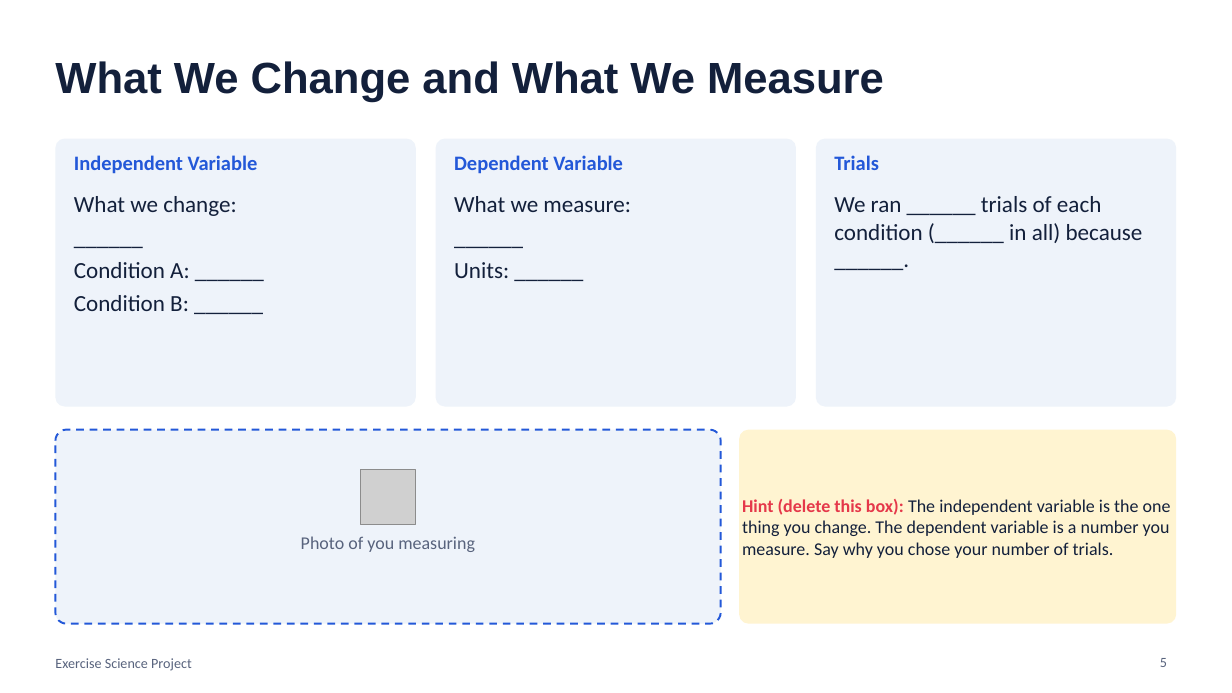
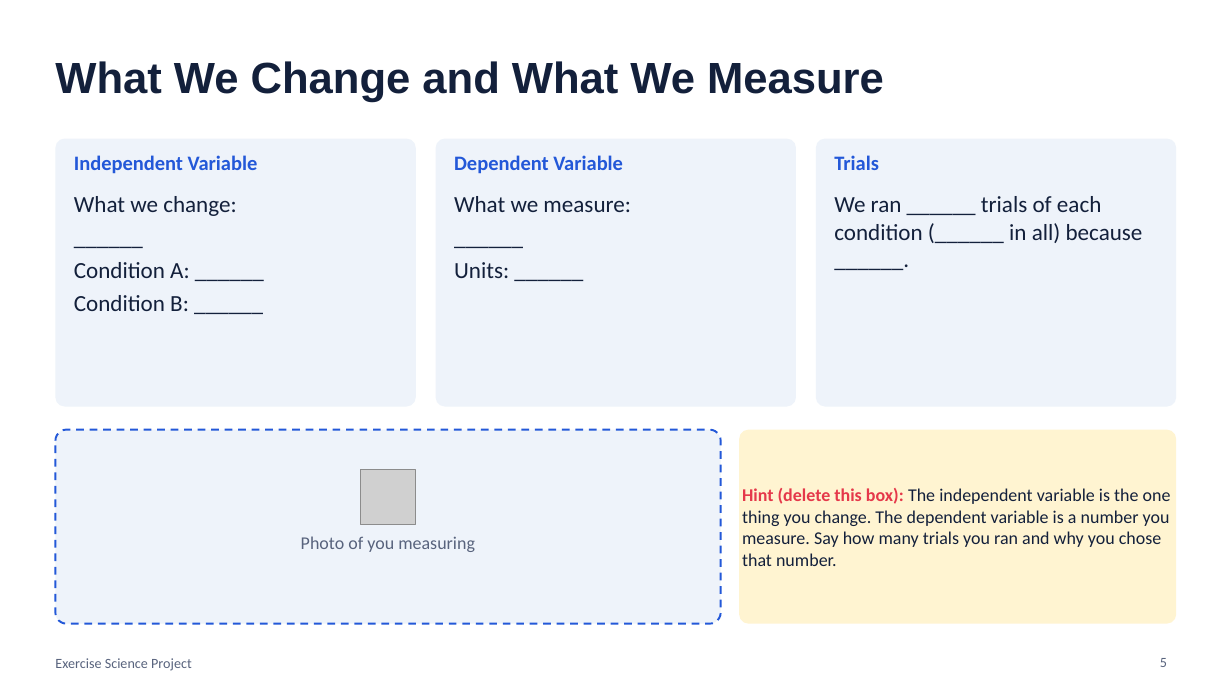
Before and after one commit to rward-prog/tri-1-7thgrade-project, a slide deck: slide 5 of files/Materials_Methods_Slides_Template.pptx. Drawn at 1232x693 pixels with LibreOffice and Linux fonts; fonts in the diff are those of the drawing; grey boxes stand for pictures. Boxes give left, top, right and bottom in pixels: in the first picture for what was removed or moved away, otherwise in the second. Text is boxed around its words. In the diff, an @@ line names an element or a change of style, - is before the commit and + after.

```diff
--- a/files/Materials_Methods_Slides_Template.pptx
+++ b/files/Materials_Methods_Slides_Template.pptx
@@ text in rounded rectangle at (x1=742, y1=488, x2=1171, y2=566): text changed @@
-Hint (delete this box): The independent variable is the one thing you change. The dependent variable is a number you measure. Say why you chose your number of trials.
+Hint (delete this box): The independent variable is the one thing you change. The dependent variable is a number you measure. Say how many trials you ran and why you chose that number.
```
Also in this commit, not shown: 4 other slides changed, 2 slides added, 2 slides removed, 27 other files.
